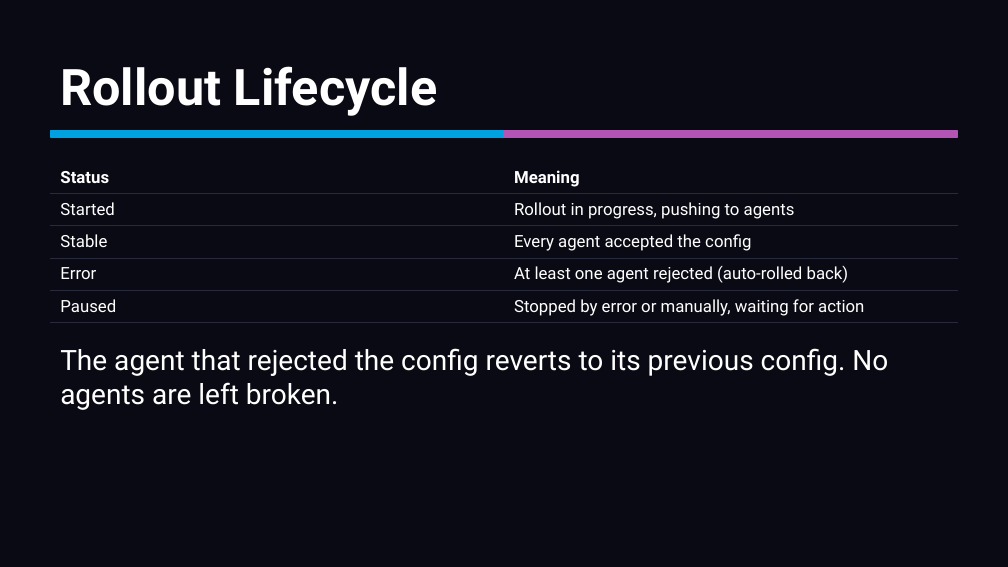
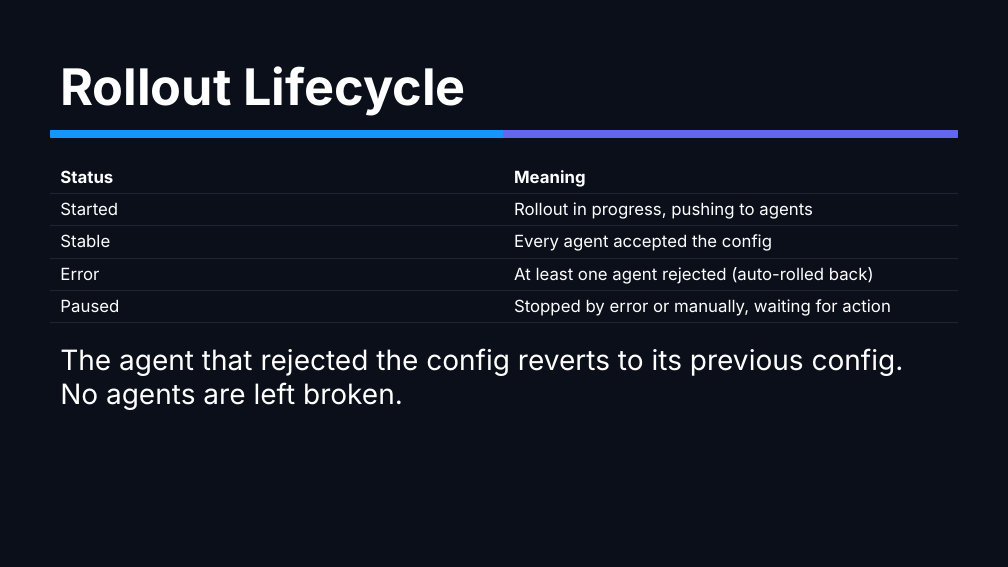
Before and after one commit to mreider/astroshop-bindplane-labs, a slide deck: slide 39 of docs/bindplane-primer/bindplane-primer.pptx. Drawn at 1008x567 pixels with LibreOffice and Linux fonts; fonts in the diff are those of the drawing. Boxes give left, top, right and bottom in pixels: in the first picture for what was removed or moved away, otherwise in the second. Text is boxed around its words. In the diff, an @@ line names an element or a change of style, - is before the commit and + after.

```diff
--- a/docs/bindplane-primer/bindplane-primer.pptx
+++ b/docs/bindplane-primer/bindplane-primer.pptx
@@ background #0A0A14 to #0B0F1A @@
@@ text "Rollout Lifecycle" at box(60, 66, 465, 116): font Roboto to Inter @@
@@ rectangle at box(50, 131, 504, 137): fill #00A1E0 to #1496FF; outline #00A1E0 1 pt to #1496FF 1 pt @@
@@ rectangle at box(504, 131, 958, 137): fill #B455B6 to #6366F1; outline #B455B6 1 pt to #6366F1 1 pt @@
@@ table at box(50, 161, 958, 320) @@
@@ fill #0A0A14 to #0B0F1A in 10 cells @@
@@ font Roboto to Inter @@
@@ borders changed @@
@@ text "The agent that rejected the ..." at box(60, 348, 904, 410): font Roboto to Inter @@
```
Also in this commit, not shown: 57 other slides changed, 3 other files.
